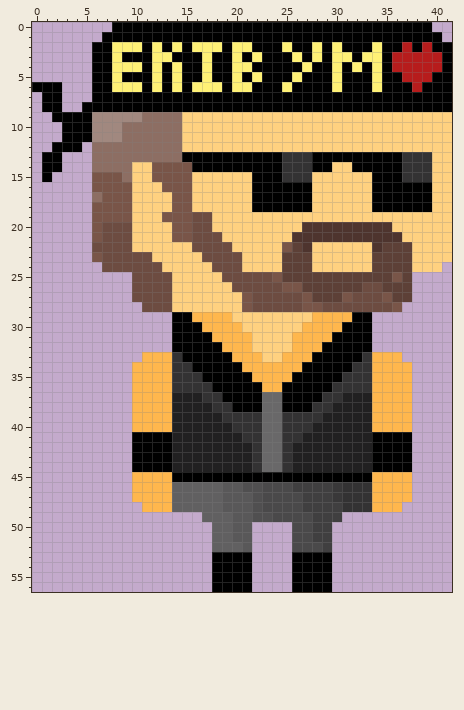
Two states of a pixel-art sprite, resources/levels/gachi_club/dudes/biker.png. This is how it looked before the edit.
The file is 42x57 pixels. Colours within 5 levels of each other are drawn and written as one.
After the commit:
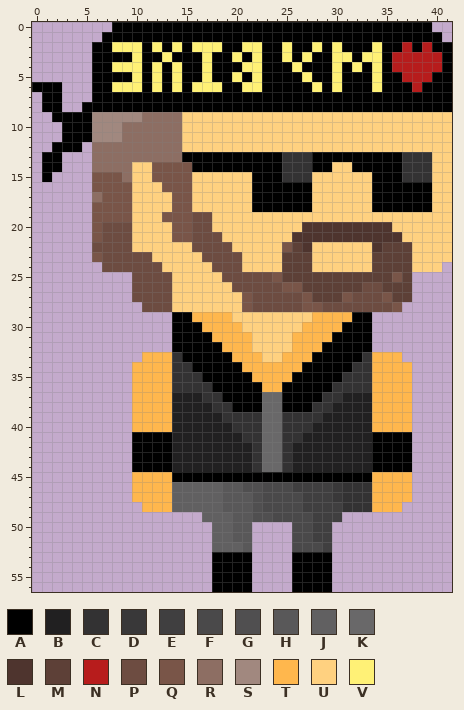
Palette (. is transparent): A #000000  B #212021  C #333233  D #393839  E #403f40  F #4a494a  G #504f50  H #595859  J #616061  K #696869  L #4e342e  M #5d4037  N #b71c1c  P #6d4c41  Q #795548  R #8d6e63  S #a1887f  T #ffb74d  U #ffd180  V #fff176
From old to new:
The edit turns colour V into colour A in row 2 at x 20; in row 3 at x 8, 12, 26 and 28; in row 4 at x 20 and 27; in row 5 at x 8 and 26; in row 6 at x 20 and 25.
The edit turns colour A into colour V in row 2 at x 22; in row 3 at x 10, 25 and 27; in row 4 at x 22 and 26; in row 5 at x 10 and 27; in row 6 at x 22 and 28.
Boxes around the changes in both pictures, in picture pixels (x1, y1, x2, y2):
changed: (232, 42, 322, 92)
changed: (112, 52, 162, 82)
